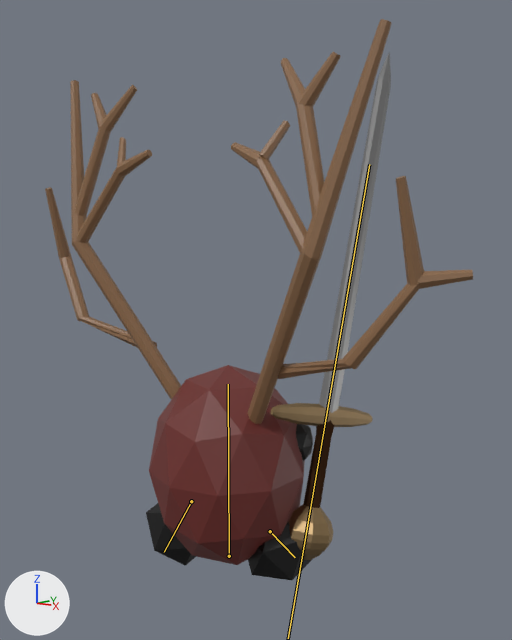
Two versions of the Blender file public/models/azuki_king.blend, one commit apart.
One viewpoint serves both versions: a 50 mm camera at (5.89, -6.24, 4.52) aimed at (-0.48, 1.07, 2.99). Arrows for +X, +Y and +Z are at lower left; the lights stay in place. Both versions are drawn at frame 22 of the action 'Walk'; the numbers are the values there. The bones that bend it are drawn over the model as lines.

In view in the first picture: 'Body', 'Leg.L', 'Leg.R', 'Spear'.
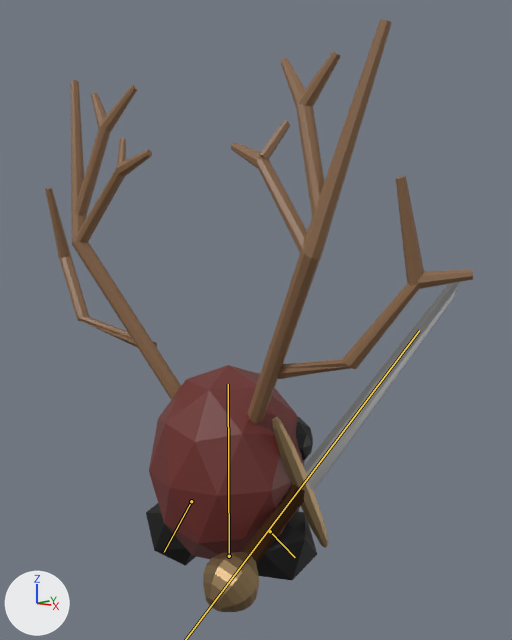
Commit message: Edit walk cycle

Pixel boxes [x1, y1, x2, y2] of what changed, in the pictures (512 x 640 px):
'Spear', posed (112% wider, 35% shorter): before [271, 52, 391, 560]; after [203, 282, 459, 612]

What changed in the scene script:
```text
Change bone_spear:
    where bone_spear = bpy.data.objects['Armature'].pose.bones['Spear']
    bone_spear.location: (0.0, 1.96, -2.03) -> (0.0, -0.22, -1.44)
    bone_spear.rotation_quaternion: (0.795, 0.606, 0.0, 0.0) -> (0.969, 0.247, 0.0, 0.0)  # degrees (75, 0, 0) -> degrees (29, 0, 0)
```
